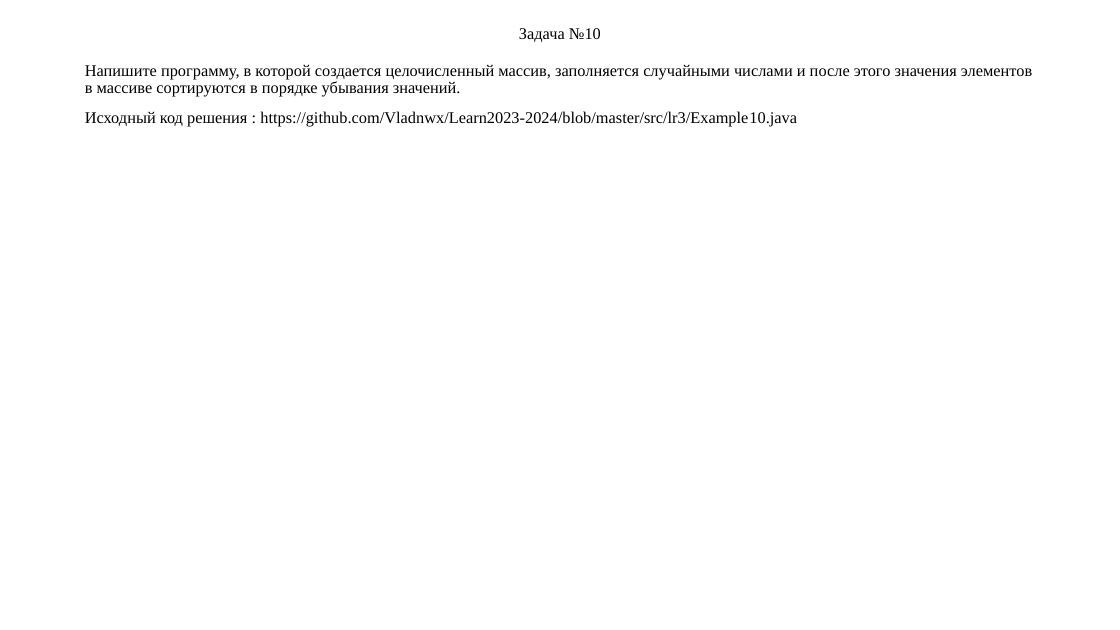
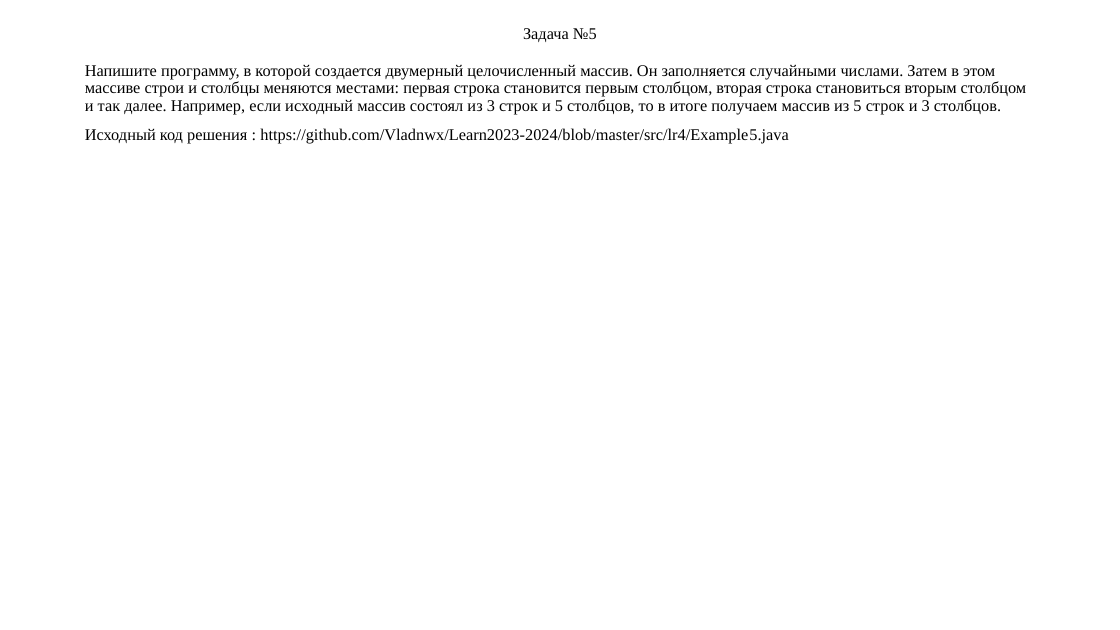
Before and after one commit to Vladnwx/Learn2023-2024, a slide deck: slide 7 of src/lr4/РИЗ-130916у Савельев В.Н. Отчет о выполнении ЛР4.pptx (slide 12 before the commit). Drawn at 1120x630 pixels with LibreOffice and Linux fonts; fonts in the diff are those of the drawing. Boxes give left, top, right and bottom in pixels: in the first picture for what was removed or moved away, otherwise in the second. Text is boxed around its words. In the diff, an @@ line names an element or a change of style, - is before the commit and + after.

```diff
--- a/src/lr4/РИЗ-130916у Савельев В.Н. Отчет о выполнении ЛР4.pptx
+++ b/src/lr4/РИЗ-130916у Савельев В.Н. Отчет о выполнении ЛР4.pptx
@@ title at (523, 28, 597, 42): text changed @@
-Задача №10
+Задача №5
@@ text at (85, 64, 1027, 144): text changed @@
-Напишите программу, в которой создается целочисленный массив, заполняется случайными числами и после этого значения элементов в массиве сортируются в порядке убывания значений.
-Исходный код решения : https://github.com/Vladnwx/Learn2023-2024/blob/master/src/lr3/Example10.java
+Напишите программу, в которой создается двумерный целочисленный массив. Он заполняется случайными числами. Затем в этом массиве строи и столбцы меняются местами: первая строка становится первым столбцом, вторая строка становиться вторым столбцом и так далее. Например, если исходный массив состоял из 3 строк и 5 столбцов, то в итоге получаем массив из 5 строк и 3 столбцов.
+Исходный код решения : https://github.com/Vladnwx/Learn2023-2024/blob/master/src/lr4/Example5.java
```
Also in this commit, not shown: 10 other slides changed, 1 slide removed.
